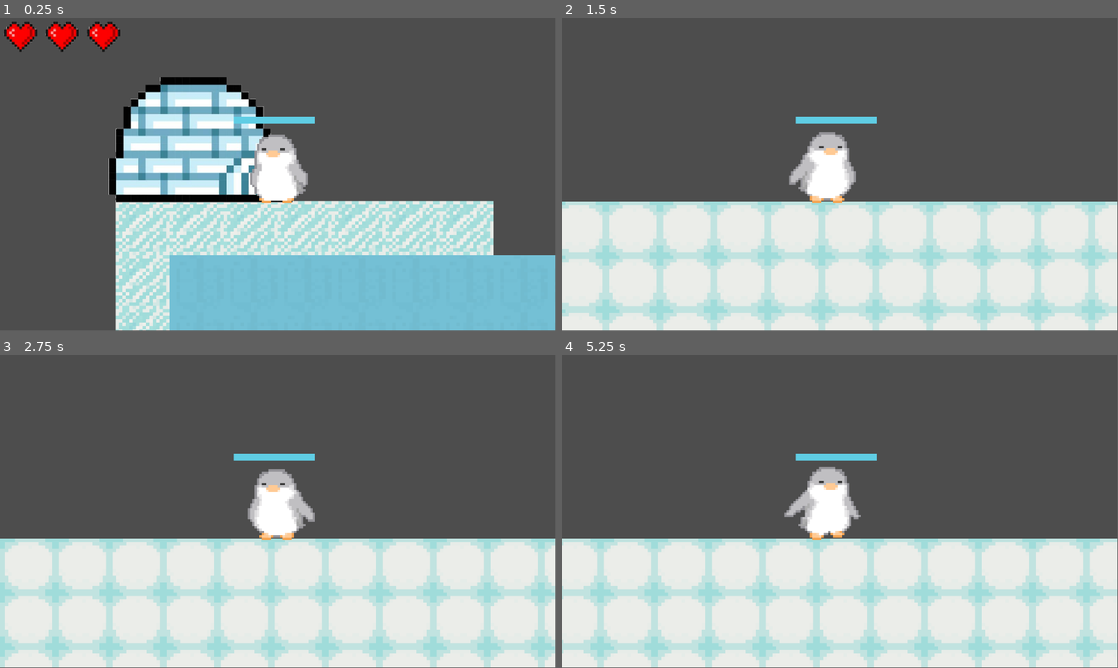
Above: before the commit, frames 1-4 (two rows, left to right).
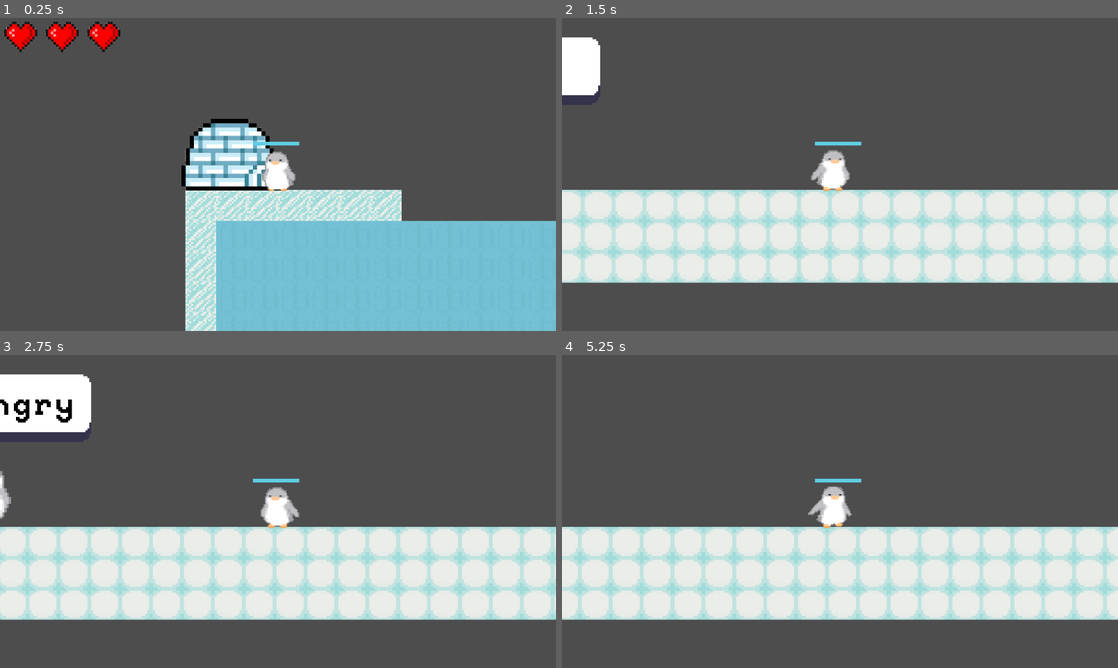
Above: after the commit, the same moments.

Repository: Jesuscanwalk/Under-da-sea
Game: Godot game, scene res://test.tscn
Same seed, same stepped clock (60 frames per second), same inputs: the game is played once before the commit and once after it. The engine's default icon, where the game draws it, is replaced by a stand-in: a white triangle on a blue panel in a dark square.
Inputs:
- Up to frame 1 (0.25 s): no input
- Up to frame 2 (1.5 s): hold E (interact) 0.53-1.28 s; hold D (right) from 0.53 s (still down); tap Space (jump) at 0.77 s; tap E (interact) at 1.35 s
- Up to frame 3 (2.75 s): tap Space (jump) at 1.52 s; release D (right) at 2.03 s; hold A (left) from 2.03 s (still down); hold E (interact) from 2.03 s (still down)
- Up to frame 4 (5.25 s): release A (left) at 2.78 s; release E (interact) at 2.78 s; hold D (right) 2.78-4.28 s; tap E (interact) at 2.85, 4.35 s; tap Space (jump) at 3.02, 3.77, 4.52 s; hold E (interact) 3.53-4.28 s; hold A (left) 4.28-5.03 s; hold D (right) from 5.03 s (still down); hold E (interact) from 5.03 s (still down)
In our replay, the window is 799x449 before the commit and 800x450 after it. These sizes can differ from the game's own. Grey fills any space a smaller window leaves; there, only what the larger window draws over its background counts as a difference.

The runs differ from the first frame. In frame 1, 27% of the frame differs, in the area x 8-100%, y 1-100%; in frame 2, 35%; in frame 3, 37%, in the area x 0-100%, y 6-100%; in frame 4, 33%.

Commit message:
viewport size + cam resize

Diff:
--- a/under-da-sea/cutscene.tscn
+++ b/under-da-sea/cutscene.tscn
@@ -1,5 +1,6 @@
-[gd_scene load_steps=7 format=3 uid="uid://b5mogivqwaxm1"]
+[gd_scene load_steps=8 format=3 uid="uid://b5mogivqwaxm1"]
 
+[ext_resource type="Texture2D" uid="uid://dcmxq60tm30ax" path="res://Background2 (1).png" id="1_0eiau"]
 [ext_resource type="Texture2D" uid="uid://b7b25hc2d8itu" path="res://map/Lands2.png" id="1_0q44y"]
 [ext_resource type="Texture2D" uid="uid://b50laudi1nr0u" path="res://map/Lands2-2.png" id="2_ijmyk"]
 
@@ -67,6 +68,9 @@
 [node name="AnimationPlayer" type="AnimationPlayer" parent="."]
 
 [node name="Sprite2D" type="Sprite2D" parent="."]
+position = Vector2(-191, 165)
+scale = Vector2(0.745333, 0.446667)
+texture = ExtResource("1_0eiau")
 
 [node name="TileMapLayer" type="TileMapLayer" parent="."]
 position = Vector2(160, -18)
--- a/under-da-sea/menus/main menu.tscn
+++ b/under-da-sea/menus/main menu.tscn
@@ -1,7 +1,8 @@
-[gd_scene load_steps=7 format=3 uid="uid://yovku38ll5fn"]
+[gd_scene load_steps=8 format=3 uid="uid://yovku38ll5fn"]
 
 [ext_resource type="Script" path="res://menus/main_menu.gd" id="1_clhbw"]
 [ext_resource type="FontFile" uid="uid://b32vmci8dumap" path="res://menus/PeaberryDoublespace.ttf" id="1_y225s"]
+[ext_resource type="Texture2D" uid="uid://dcmxq60tm30ax" path="res://Background2 (1).png" id="2_qcw31"]
 
 [sub_resource type="StyleBoxFlat" id="StyleBoxFlat_lb4qf"]
 bg_color = Color(0.627451, 0.568627, 0.721569, 1)
@@ -36,6 +37,11 @@
 anchor_bottom = 1.0
 grow_horizontal = 2
 grow_vertical = 2
+
+[node name="Background2(1)" type="Sprite2D" parent="Panel"]
+position = Vector2(575.5, 323)
+scale = Vector2(0.771333, 0.432)
+texture = ExtResource("2_qcw31")
 
 [node name="VBoxContainer" type="VBoxContainer" parent="."]
 layout_mode = 1
--- a/under-da-sea/player/player.tscn
+++ b/under-da-sea/player/player.tscn
@@ -166,7 +166,7 @@
 texture_progress = ExtResource("6_m2fii")
 
 [node name="Camera2D" type="Camera2D" parent="."]
-zoom = Vector2(7, 7)
+zoom = Vector2(4, 4)
 
 [connection signal="water_state_changed" from="WaterDetection" to="." method="_on_water_detection_water_state_changed"]
 [connection signal="area_entered" from="HurtBox" to="." method="_on_hurt_box_area_entered"]
--- a/under-da-sea/project.godot
+++ b/under-da-sea/project.godot
@@ -18,6 +18,10 @@
 [autoload]
 
 DialogManager="*res://DialogManager.gd"
+
+[display]
+
+window/stretch/mode="viewport"
 
 [input]
 
@@ -65,4 +69,4 @@
 
 [rendering]
 
-textures/canvas_textures/default_texture_filter=3
+textures/canvas_textures/default_texture_filter=0
